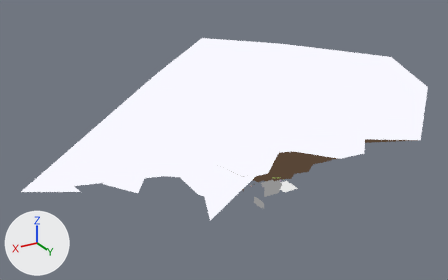
An edit to the Blender file alpine.blend, drawn before and after from the same camera.
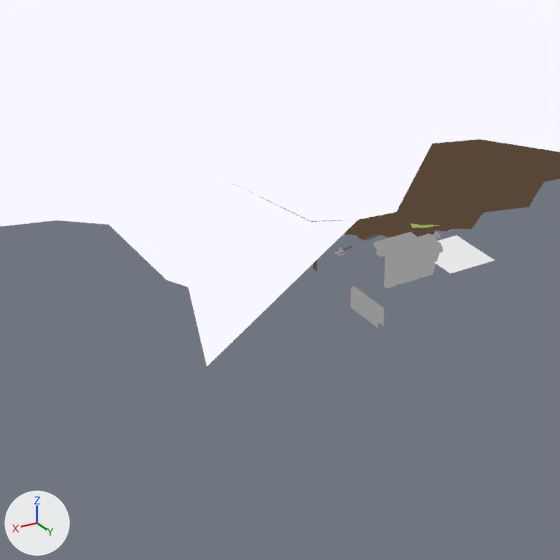
Each version appears first whole from a 50 mm lens placed at (1275.0, 1778.0, 1136.0), pointed at (200.0, -14.0, 240.0), and next in a close-up on the part from 33% to 71% of the width and 39% to 100% of the height. The lights are fixed; the arrows at lower left show +X, +Y and +Z.

The first close-up shows 'bridge_fog', 'bsp'.
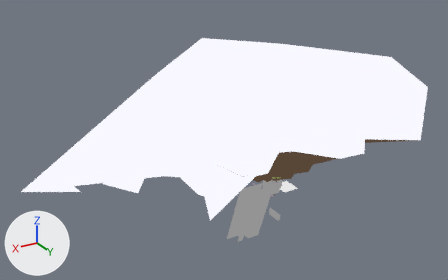
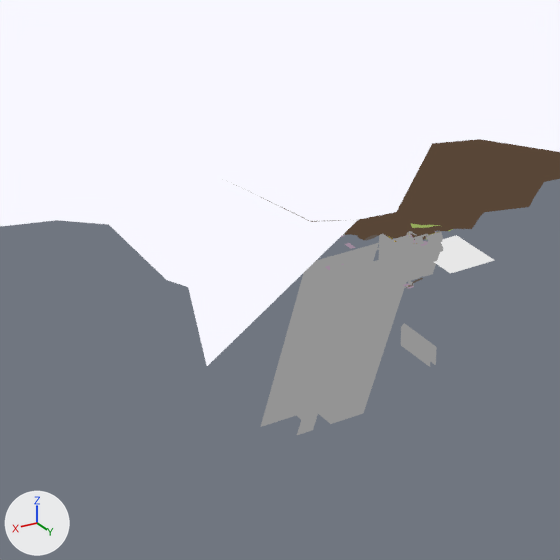
Commit message: Resize uphill base

Where the change shows, as pixel boxes [x1, y1, x2, y2] in the close-ups (560 x 560 px; the box of a moved part takes in the faces that stretch with it):
'bsp', reshaped
    before: [0, 0, 560, 366]
    after: [0, 0, 560, 435]
part 1 of me_bsp_mesh, moved or reshaped
    before: [350, 286, 384, 328]
    after: [401, 323, 437, 367]
part 2 of me_bsp_mesh, moved or reshaped
    before: [334, 246, 353, 256]
    after: [403, 278, 423, 289]
part 3 of me_bsp_mesh, moved or reshaped
    before: [372, 222, 443, 288]
    after: [261, 222, 443, 435]

What the commit changed:
me_bsp_mesh is used by ob_bsp; parent ob_frame; location (-115.5, -53.01, 29.27).
me_bsp_mesh had 4335 vertices, 6582 faces, 2 loose edges and spanned x -293.0..982.0, y -410.0..560.0, z -121.0..488.0.
me_bsp_mesh now has 4309 vertices, 6473 faces and spans x -293.0..982.0, y -410.0..560.0, z -283.0..488.0.
me_bsp_mesh part 1: the loose piece of 16 vertices spanning x 179.0..187.0, y 53.0..112.0, z -79.0..-52.0 is moved by (0.0, 105.0, 0.0).
me_bsp_mesh part 2: the loose piece of 60 vertices spanning x 187.0..209.0, y 47.0..59.0, z -3.0..4.0 is moved by (-24.0, 108.0, 0.0).
me_bsp_mesh part 3: 148 vertices moved from x 80.0..149.0, y 36.0..113.0, z -37.0..15.0 to x 82.0..181.0, y 40.0..118.0, z -28.0..15.0; 1124 vertices removed from x 80.0..173.0, y 33.0..119.0, z -37.0..67.0; 1043 vertices added at x 82.0..250.0, y -51.0..118.0, z -283.0..66.0.
